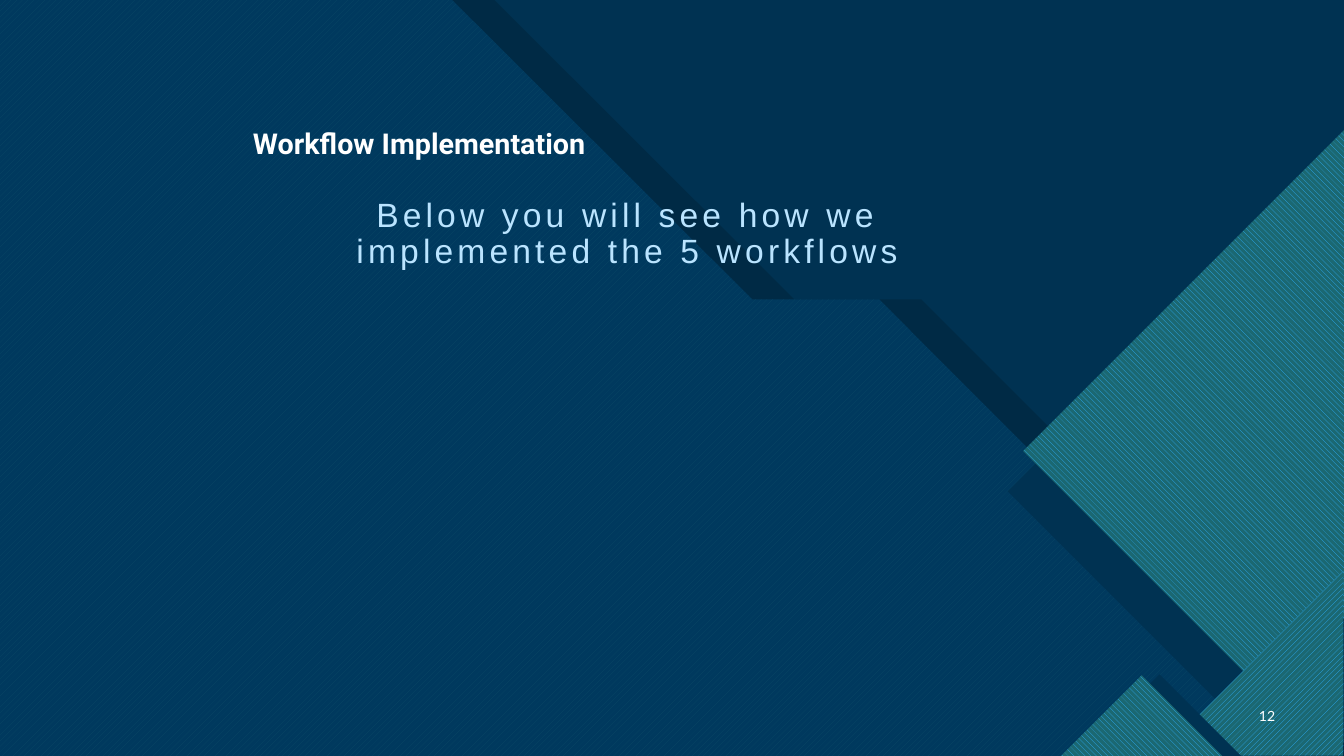
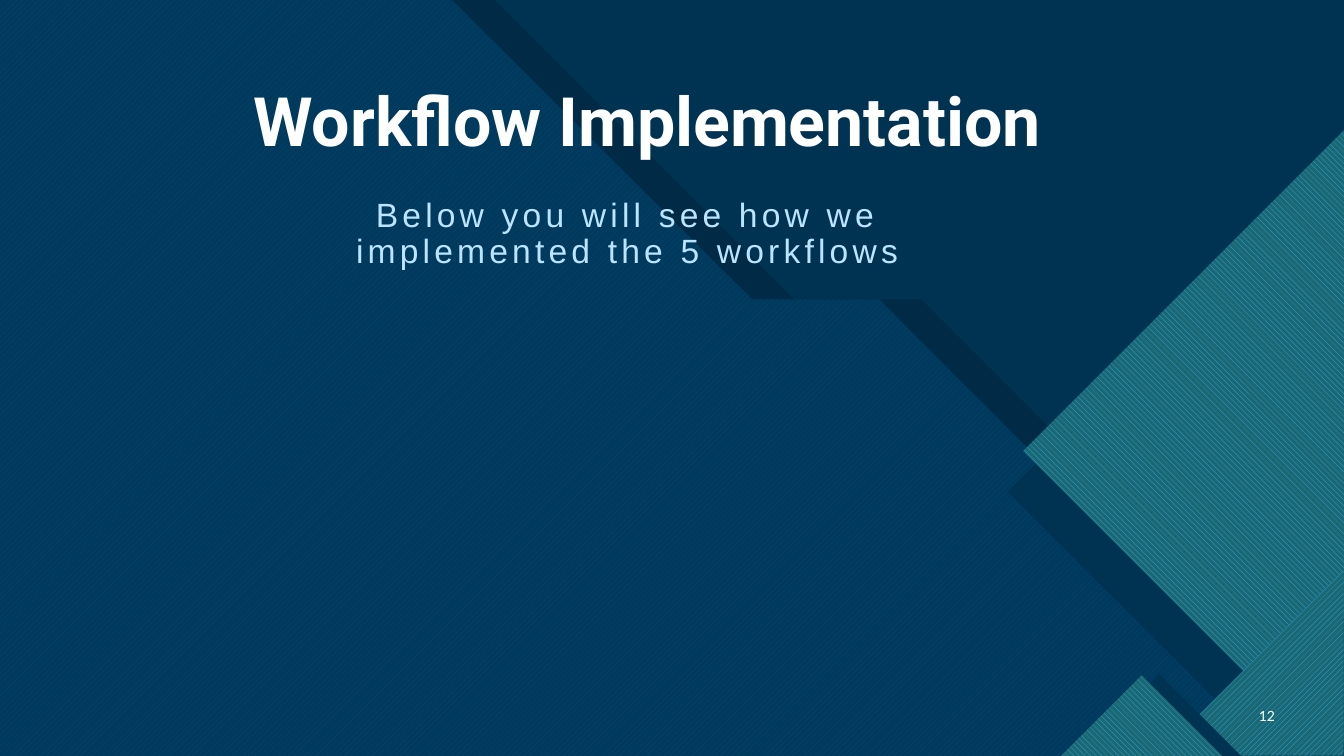
Before and after one commit to JacquelynDeHart/SIMS_CS3321, a slide deck: slide 12 of SE Final SIMS Presentation.pptx. Drawn at 1344x756 pixels with LibreOffice and Linux fonts; fonts in the diff are those of the drawing. Boxes give left, top, right and bottom in pixels: in the first picture for what was removed or moved away, otherwise in the second. Text is boxed around its words. In the diff, an @@ line names an element or a change of style, - is before the commit and + after.

```diff
--- a/SE Final SIMS Presentation.pptx
+++ b/SE Final SIMS Presentation.pptx
@@ outline redrawn in 4 elements at (x1=1008, y1=156, x2=1344, y2=756), (x1=1207, y1=619, x2=1344, y2=756), (x1=0, y1=0, x2=1344, y2=756), (x1=0, y1=0, x2=1344, y2=756) @@
@@ title "Workflow Implementation" at (x1=253, y1=94, x2=1040, y2=160): size 20.5 to 48.6 pt @@
@@ freeform shape at (x1=1061, y1=675, x2=1224, y2=756): rotation 315 to 135 degrees @@
@@ freeform shape at (x1=1078, y1=675, x2=1242, y2=756): rotation 45 to 225 degrees; outline redrawn @@
```
Also in this commit, not shown: 18 other slides changed.
